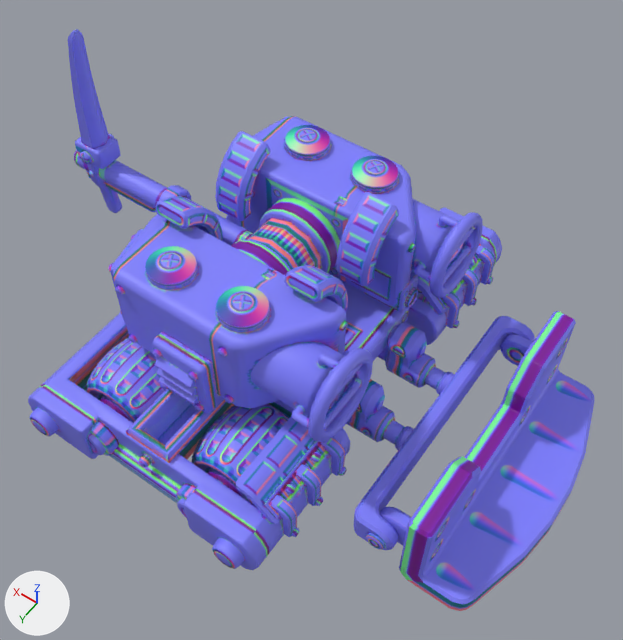
Renders of the FBX model Assets/Art/Meshes/Characters/sm_mob_04.fbx from each side of a commit.
Rendered twice from a 50 mm camera at (-0.567, 0.706, 1.261) aimed at (-0.092, 0.043, 0.218). Arrows for +X, +Y and +Z are at lower left; the lights stay in place. Where no turn or scale is listed for an object, it has been applied to the vertices.

The first picture shows 'sm_mob_04', 'sm_mob_04_dozer_01', 'sm_mob_04_dozer_extender_01', 'sm_mob_04_head_01', 'sm_mob_04_tyre_right_01', 'sm_mob_04_weapon_01', 'sm_mob_04_wheels_back_01'.
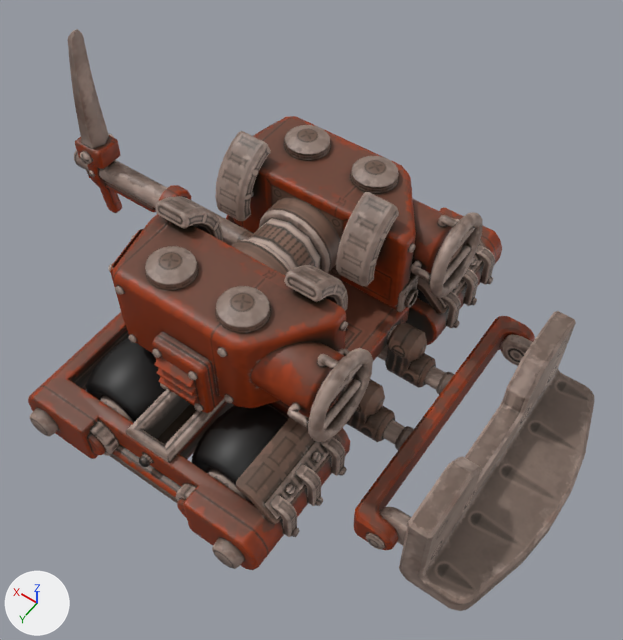
Patch to the scene script:
```diff
--- a/Assets/Art/Meshes/Characters/sm_mob_04.fbx.py
+++ b/Assets/Art/Meshes/Characters/sm_mob_04.fbx.py
@@ img_m_mob_04_basealpha_png @@
+img_m_mob_04_basealpha_png = load_image('M_Mob_04_BaseAlpha.png', '../../Textures/M_Mob_04_BaseAlpha.png', 2048, 2048, 'sRGB')
@@ mat_lambert108 @@
+mat_lambert108 = principled_material('lambert108')
+mat_lambert108.texture = img_m_mob_04_basealpha_png
@@ me_mesh_003 @@
 me_mesh_003.from_pydata(...)  # 292 vertices, 266 faces; spans x -0.147..0.147, y -0.236..0.236, z -0.028..0.028
-me_mesh_003.materials.append(mat_lambert106)  # picture img_m_mob_04_normal_png
+me_mesh_003.materials.append(mat_lambert108)  # picture img_m_mob_04_basealpha_png
@@ me_mesh_006 @@
 me_mesh_006.from_pydata(...)  # 282 vertices, 300 faces; spans x -0.08..0.08, y -0.076..0.076, z -0.08..0.08
-me_mesh_006.materials.append(mat_lambert106)  # picture img_m_mob_04_normal_png
+me_mesh_006.materials.append(mat_lambert108)  # picture img_m_mob_04_basealpha_png
@@ me_mesh_001 @@
 # used by ob_sm_mob_04_head_01; location = (0.0, 0.0, 0.255)
-me_mesh_001.from_pydata(...)  # 4342 vertices, 4044 faces; spans x -0.235..0.178, y -0.254..0.254, z -0.096..0.125
+me_mesh_001.from_pydata(...)  # 4378 vertices, 4082 faces; spans x -0.235..0.178, y -0.254..0.254, z -0.096..0.125
+# me_mesh_001 part 1: the loose piece of 22 vertices spanning x 0.14..0.171, y -0.205..-0.113, z -0.059..0.073 is copied, and the copy is mirrored in y about the mesh origin, in mat_lambert108 (picture img_m_mob_04_basealpha_png); it spans x 0.14..0.171, y 0.113..0.206, z -0.059..0.073
+# me_mesh_001 part 2: 68 vertices moved from x -0.198..-0.186, y -0.226..0.226, z 0.008..0.021 to x -0.191..-0.18, y -0.226..0.226, z 0.008..0.021; 32 vertices removed from x -0.198..-0.186, y -0.221..0.221, z 0.01..0.02; 32 vertices added at x -0.191..-0.18, y -0.221..0.221, z 0.01..0.02
+# me_mesh_001 part 3: 3952 faces spanning x -0.235..0.178, y -0.254..0.254, z -0.096..0.125 switch from mat_lambert106 (picture img_m_mob_04_normal_png) to mat_lambert108 (picture img_m_mob_04_basealpha_png)
@@ me_mesh_004 @@
 me_mesh_004.from_pydata(...)  # 209 vertices, 210 faces; spans x -0.195..0.018, y -0.228..0.228, z -0.082..0.097
-me_mesh_004.materials.append(mat_lambert106)  # picture img_m_mob_04_normal_png
+me_mesh_004.materials.append(mat_lambert108)  # picture img_m_mob_04_basealpha_png
@@ me_mesh @@
 me_mesh.from_pydata(...)  # 2384 vertices, 2320 faces; spans x -0.255..0.25, y -0.384..0.384, z 0.044..0.255
-me_mesh.materials.append(mat_lambert106)  # picture img_m_mob_04_normal_png
+me_mesh.materials.append(mat_lambert108)  # picture img_m_mob_04_basealpha_png
@@ me_mesh_005 @@
 me_mesh_005.from_pydata(...)  # 564 vertices, 600 faces; spans x -0.08..0.08, y -0.306..0.306, z -0.08..0.08
-me_mesh_005.materials.append(mat_lambert106)  # picture img_m_mob_04_normal_png
+me_mesh_005.materials.append(mat_lambert108)  # picture img_m_mob_04_basealpha_png
@@ me_mesh_002 @@
 me_mesh_002.from_pydata(...)  # 441 vertices, 435 faces; spans x 0.051..0.432, y -0.033..0.033, z -0.1..0.273
-me_mesh_002.materials.append(mat_lambert106)  # picture img_m_mob_04_normal_png
+me_mesh_002.materials.append(mat_lambert108)  # picture img_m_mob_04_basealpha_png
```

What differs and where, as boxes [x1, y1, x2, y2] in the pictures (623 x 640 px; the box of a moved part takes in the faces that stretch with it):
'sm_mob_04', recoloured (blue to brown): [28, 208, 502, 570] in both
'sm_mob_04_dozer_01', recoloured (blue to brown): [379, 311, 594, 611] in both
'sm_mob_04_dozer_extender_01', recoloured (blue to brown): [353, 316, 535, 550] in both
'sm_mob_04_weapon_01', recoloured (blue to brown): [68, 29, 253, 246] in both
'sm_mob_04_tyre_right_01', recoloured (blue to black): [192, 404, 289, 505] in both
'sm_mob_04_wheels_back_01', recoloured (blue to black): [85, 338, 166, 423] in both
part 1 of me_mesh_001, added: after [110, 229, 143, 324]
part 2 of me_mesh_001, moved or reshaped: before [291, 220, 459, 428]; after [287, 219, 459, 428]
part 3 of me_mesh_001, recoloured (blue to brown): [109, 116, 483, 442] in both
